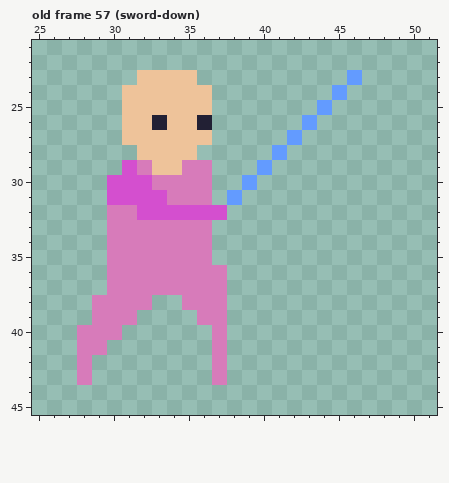
A pixel-art file gets an edit: testgame/www/assets/spritesheets/pawn.aseprite. Above is the file before it was changed.
64x64 pixels, 57 frames. Shown: old frame 57 (sword-down): x 25..51, y 21..45. The commit also changed other frames, which this record leaves out.
Now the later version:
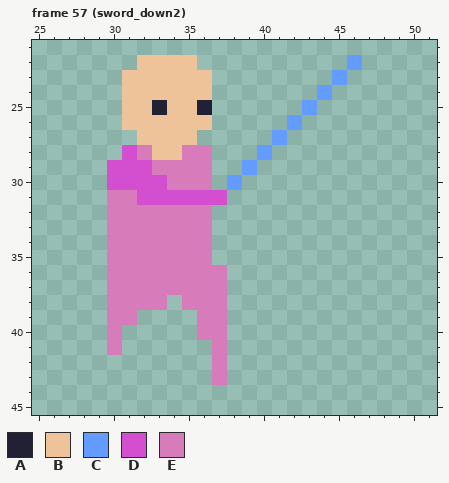
Palette (. is transparent): A #222034  B #eec39a  C #639bff  D #d44fcf  E #d77bba
A new or re-ordered frame is compared with the old frame closest to it.
Diff:
frames 57 -> 61
--- frame 57 (sword_down2) is new; against old frame 57 (sword-down), layer "Layer 2"
@@ x 25..51 @@
 21 ...........................
-22 ...........................
-23 .......BBBB..........C.....
-24 ......BBBBBB........C......
-25 ......BBBBBB.......C.......
-26 ......BBABBA......C........
-27 ......BBBBBB.....C.........
-28 .......BBBB.....C..........
-29 ......DEBBEE...C...........
-30 .....DDDEEEE..C............
-31 .....DDDDEEE.C.............
-32 .....EEDDDDDD..............
+22 .......BBBB..........C.....
+23 ......BBBBBB........C......
+24 ......BBBBBB.......C.......
+25 ......BBABBA......C........
+26 ......BBBBBB.....C.........
+27 .......BBBB.....C..........
+28 ......DEBBEE...C...........
+29 .....DDDEEEE..C............
+30 .....DDDDEEE.C.............
+31 .....EEDDDDDD..............
+32 .....EEEEEEE...............
 33 .....EEEEEEE...............
@@ x 26..38 @@
 37 ....EEEEEEEE.
-38 ...EEEE..EEE.
-39 ...EEE....EE.
-40 ..EEE......E.
-41 ..EE.......E.
-42 ..E........E.
-43 ..E........E.
+38 ....EEEE.EEE.
+39 ....EE....EE.
+40 ....E.....EE.
+41 ....E......E.
+42 ...........E.
+43 ...........E.
 44 .............
